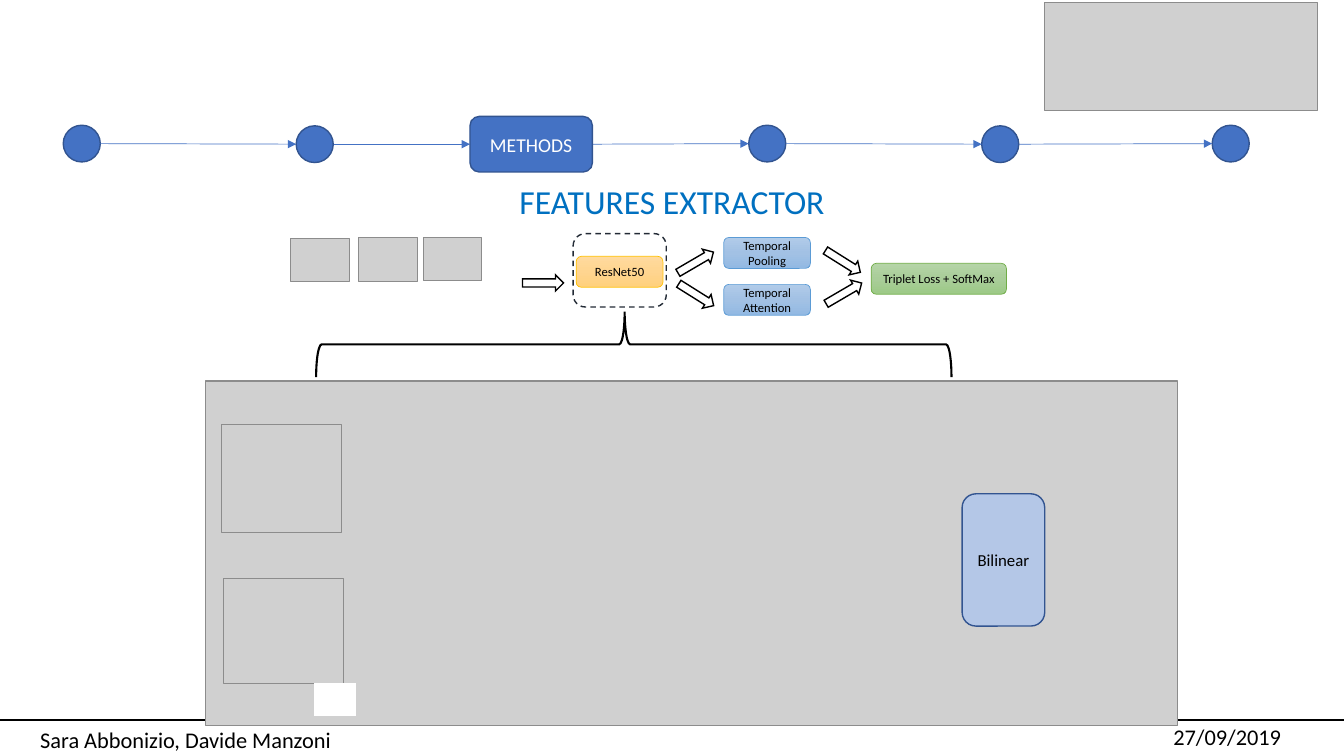
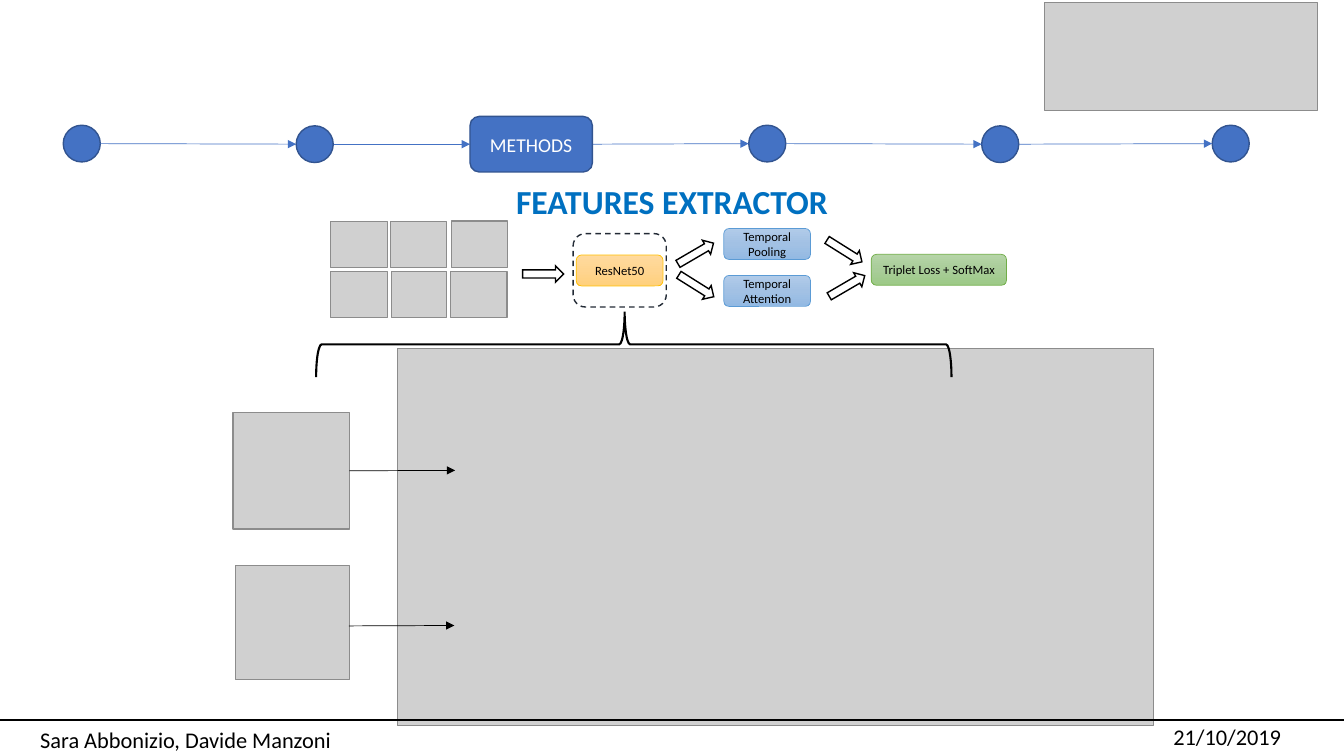
Before and after one commit to univpmCV2019/ReIdentification, a slide deck: slide 7 of Presentazione.pptx. Drawn at 1344x756 pixels with LibreOffice and Linux fonts; fonts in the diff are those of the drawing; grey boxes stand for pictures. Boxes give left, top, right and bottom in pixels: in the first picture for what was removed or moved away, otherwise in the second. Text is boxed around its words. In the diff, an @@ line names an element or a change of style, - is before the commit and + after.

```diff
--- a/Presentazione.pptx
+++ b/Presentazione.pptx
@@ text "FEATURES EXTRACTOR" at (516,192,828,215): bold on @@
@@ picture: place and size @@
-picture at (290,238,349,281)
+picture at (331,222,387,268)
@@ picture: place and size @@
-picture at (358,238,417,282)
+picture at (390,222,447,268)
@@ picture: place and size @@
-picture at (423,238,482,281)
+picture at (452,221,508,267)
@@ 4 right arrows, 3 rounded rectangles: place and size @@
-4 right arrows, 3 rounded rectangles at (522,238,1006,316)
+4 right arrows, 3 rounded rectangles at (522,229,1006,307)
@@ right arrow: place and size @@
-right arrow at (822,276,866,311)
+right arrow at (826,269,869,304)
@@ picture added at (331,271,387,318) @@
@@ picture added at (391,271,447,318) @@
@@ picture added at (451,271,507,318) @@
@@ picture: place and size @@
-picture at (206,381,1178,726)
+picture at (397,349,1153,726)
@@ picture: place and size @@
-picture at (222,424,342,532)
+picture at (233,412,350,529)
@@ arrow added from (350, 471) to (456, 471), #000000 0.5 pt @@
@@ rounded rectangle removed at (963,494,1046,626) @@
-Bilinear
@@ picture: place and size @@
-picture at (223,579,343,685)
+picture at (235,566,349,680)
@@ arrow added from (349, 626) to (455, 626), #000000 0.5 pt @@
@@ text at (1173,729,1281,746): text changed @@
-27/09/2019
+21/10/2019
```
Also in this commit, not shown: 14 other slides changed, 1 slide added, 1 other file.
